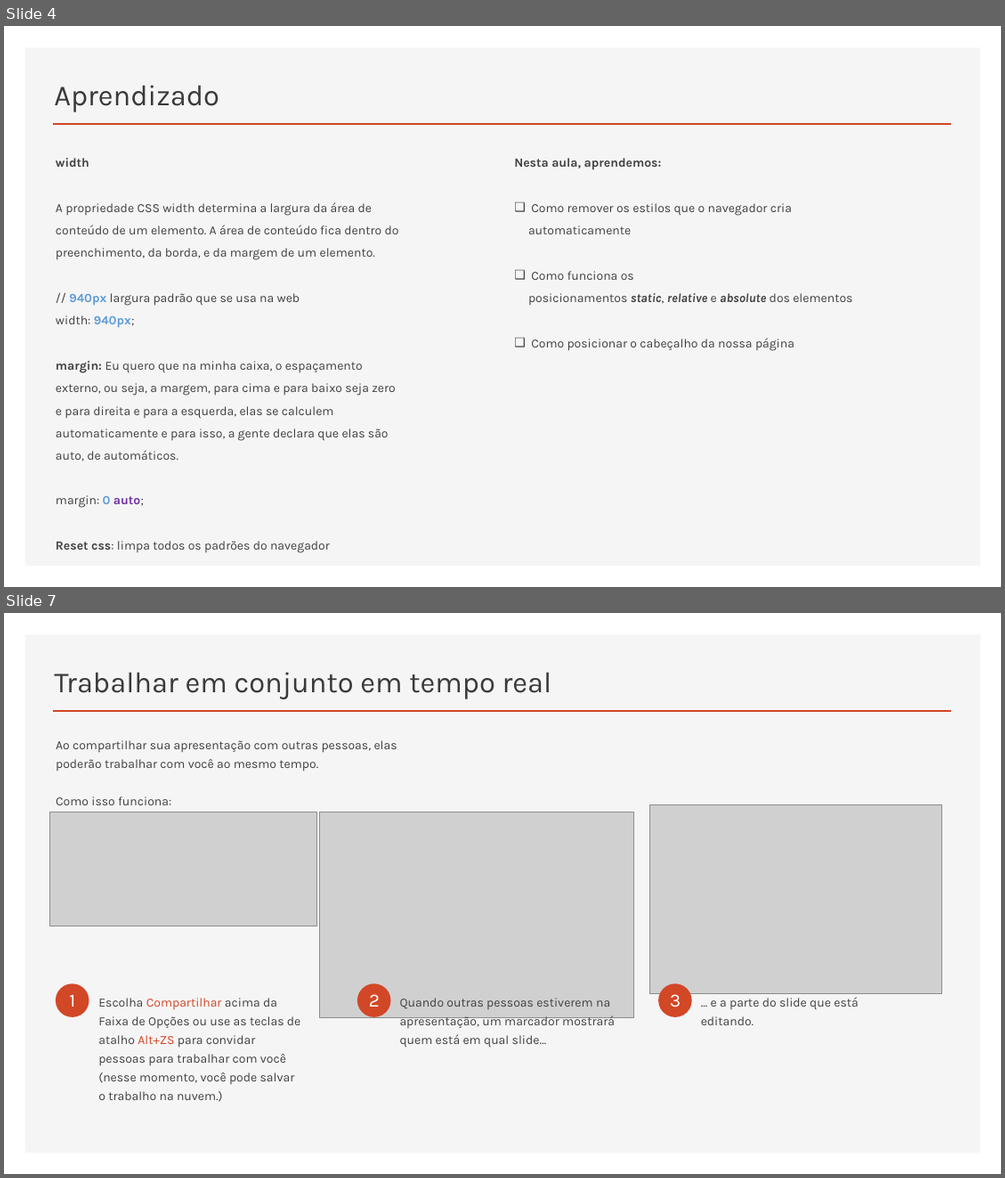
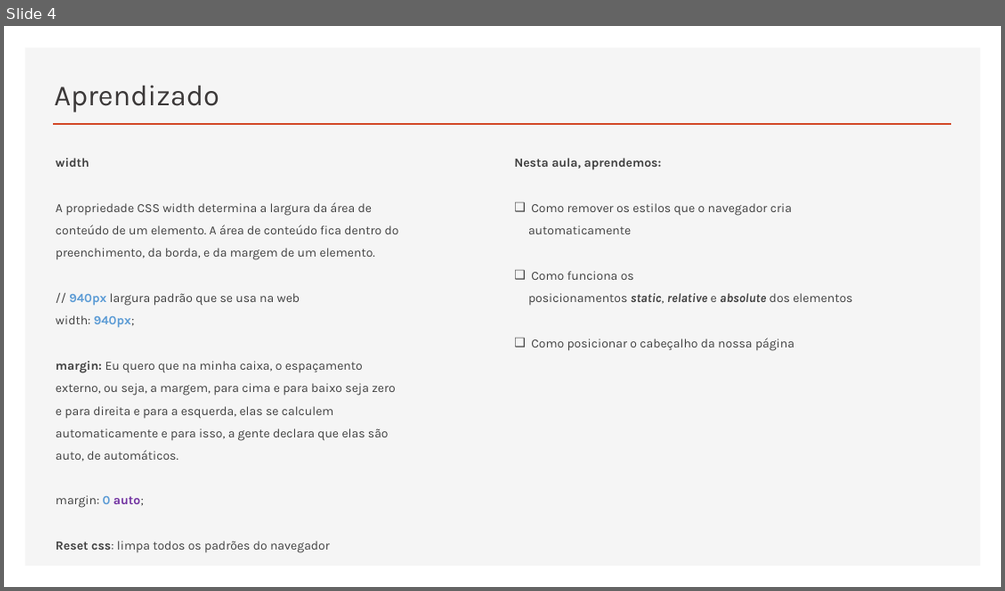
Before and after one commit to RaizaCirne/app-flex, a slide deck: Trilhas/[Iniciante em Programação T5 - ONE]/Material/04.HTML5_e_CSS3-parte_2.pptx. Shown one above the other, each under a label of ours: slides 4 and 7 before the commit, slide 4 after it; the slides between them are not shown. The pictures are 1005x1178 and 1005x591 pixels, drawn with LibreOffice and Linux fonts; fonts in the diff are those of the drawing; grey boxes stand for pictures. Boxes give left, top, right and bottom in pixels: in the first picture for what was removed or moved away, otherwise in the second. Text is boxed around its words. In the diff, an @@ line names an element or a change of style, - is before the commit and + after.

Commit message:
docs: atualizar pdf HTML5_e_CSS3-parte_2

```diff
--- a/Trilhas/[Iniciante em Programação T5 - ONE]/Material/04.HTML5_e_CSS3-parte_2.pptx
+++ b/Trilhas/[Iniciante em Programação T5 - ONE]/Material/04.HTML5_e_CSS3-parte_2.pptx
@@ slide 7 removed at <box>4,613,1001,1174</box>, background #FFFFFF; not listed: 2 template elements that a slide beside it also shows @@
@@ title removed at <box>54,672,552,699</box> @@
-Trabalhar em conjunto em tempo real
@@ text removed at <box>56,740,397,805</box> @@
-Ao compartilhar sua apresentação com outras pessoas, elas poderão trabalhar com você ao mesmo tempo.
-Como isso funciona:
@@ picture removed at <box>49,811,316,925</box> @@
@@ picture removed at <box>320,811,633,1018</box> @@
@@ picture removed at <box>650,805,942,994</box> @@
@@ ellipse removed at <box>56,984,89,1018</box> @@
@@ ellipse removed at <box>357,984,391,1018</box> @@
@@ ellipse removed at <box>658,984,692,1018</box> @@
@@ text removed at <box>69,994,75,1006</box> @@
-1
@@ text removed at <box>98,997,300,1102</box> @@
-Escolha Compartilhar acima da Faixa de Opções ou use as teclas de atalho Alt+ZS para convidar pessoas para trabalhar com você (nesse momento, você pode salvar o trabalho na nuvem.)
@@ text removed at <box>369,994,380,1006</box> @@
-2
@@ text removed at <box>400,997,615,1047</box> @@
-Quando outras pessoas estiverem na apresentação, um marcador mostrará quem está em qual slide…
@@ text removed at <box>670,994,680,1006</box> @@
-3
@@ text removed at <box>701,997,858,1025</box> @@
-... e a parte do slide que está editando.
```
Also in this commit, not shown: 3 slides added, 5 other slides removed.
